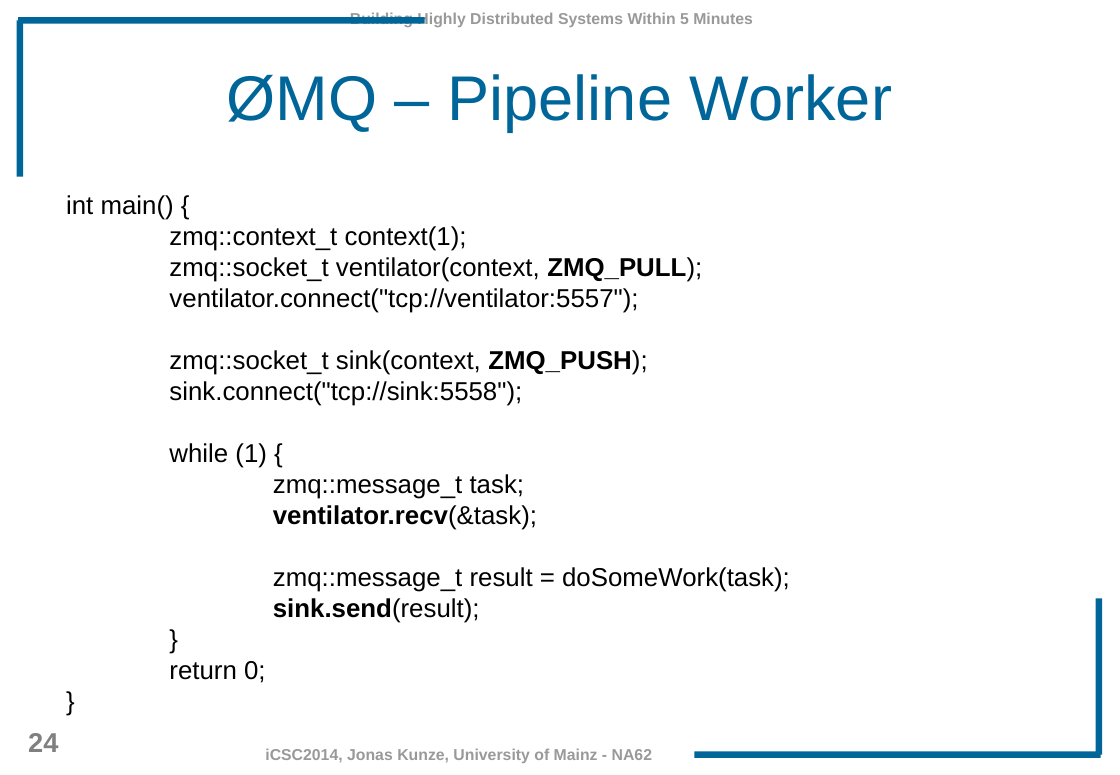
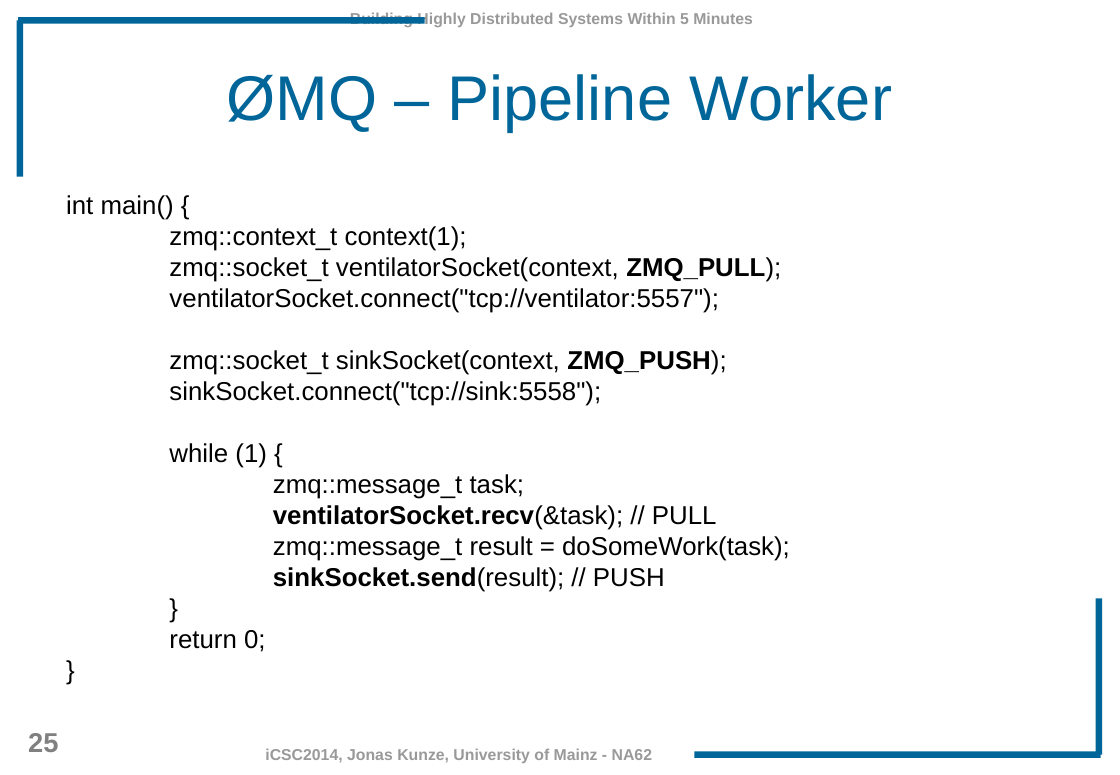
Before and after one commit to JonasKunze/icsc2014, a slide deck: slide 25 of iCSC-2014-Network-Libraries.odp (slide 24 before the commit). Drawn at 1120x775 pixels with LibreOffice and Linux fonts; fonts in the diff are those of the drawing; background and template pictures are left out. Boxes give left, top, right and bottom in pixels: in the first picture for what was removed or moved away, otherwise in the second. Text is boxed around its words. In the diff, an @@ line names an element or a change of style, - is before the commit and + after.

```diff
--- a/iCSC-2014-Network-Libraries.odp
+++ b/iCSC-2014-Network-Libraries.odp
@@ text at <box>169,257,781,406</box>: text changed @@
-zmq::socket_t ventilator(context, ZMQ_PULL);
-ventilator.connect("tcp://ventilator:5557");
-zmq::socket_t sink(context, ZMQ_PUSH);
-sink.connect("tcp://sink:5558");
+zmq::socket_t ventilatorSocket(context, ZMQ_PULL);
+ventilatorSocket.connect("tcp://ventilator:5557");
+zmq::socket_t sinkSocket(context, ZMQ_PUSH);
+sinkSocket.connect("tcp://sink:5558");
@@ text at <box>273,505,717,530</box>: text changed @@
-ventilator.recv(&task);
+ventilatorSocket.recv(&task); // PULL
@@ text at <box>273,567,665,592</box>: text changed @@
-sink.send(result);
+sinkSocket.send(result); // PUSH
@@ page number at <box>28,733,58,752</box>: text changed @@
-24
+25
```
Also in this commit, not shown: 33 other slides changed, 2 slides added.
